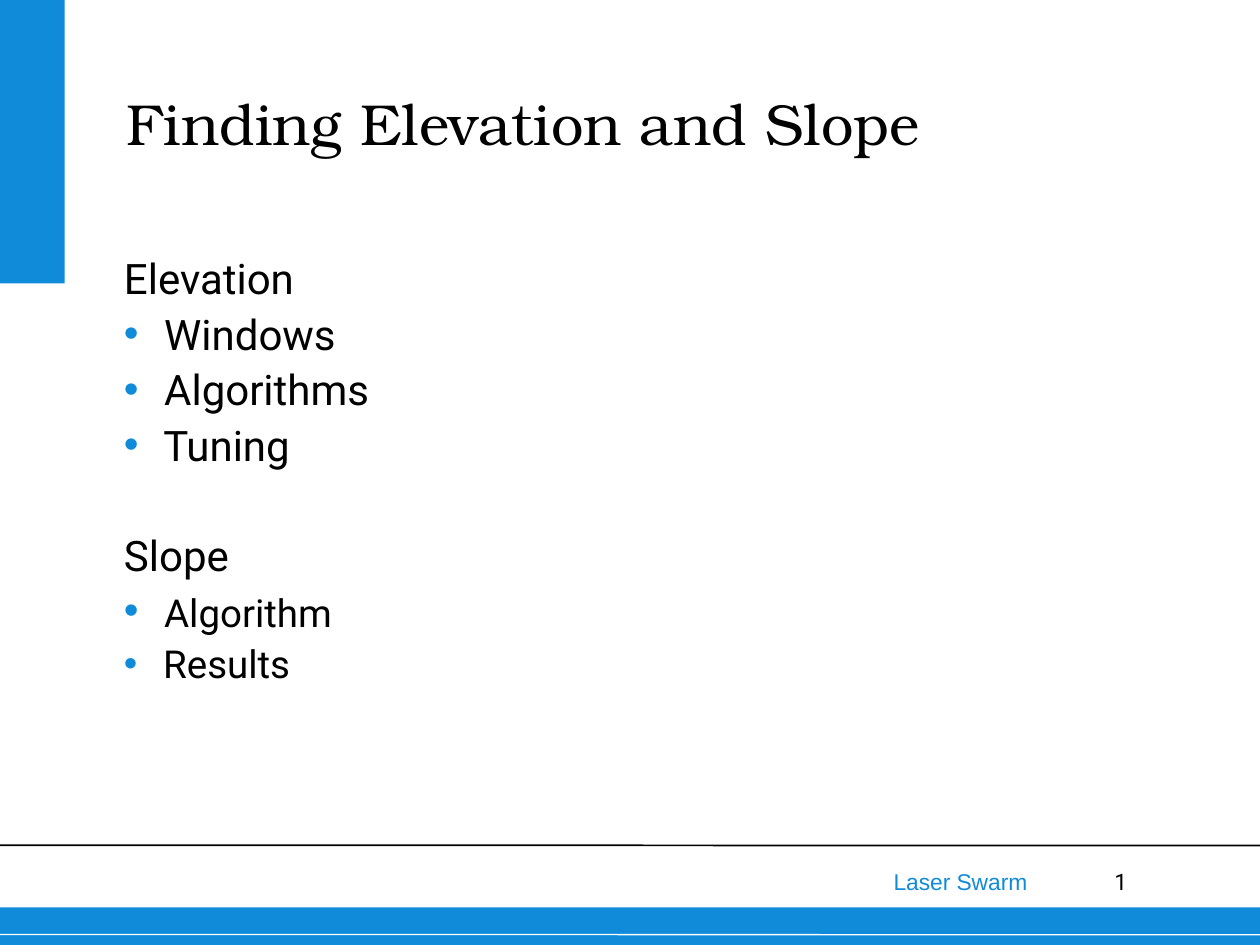
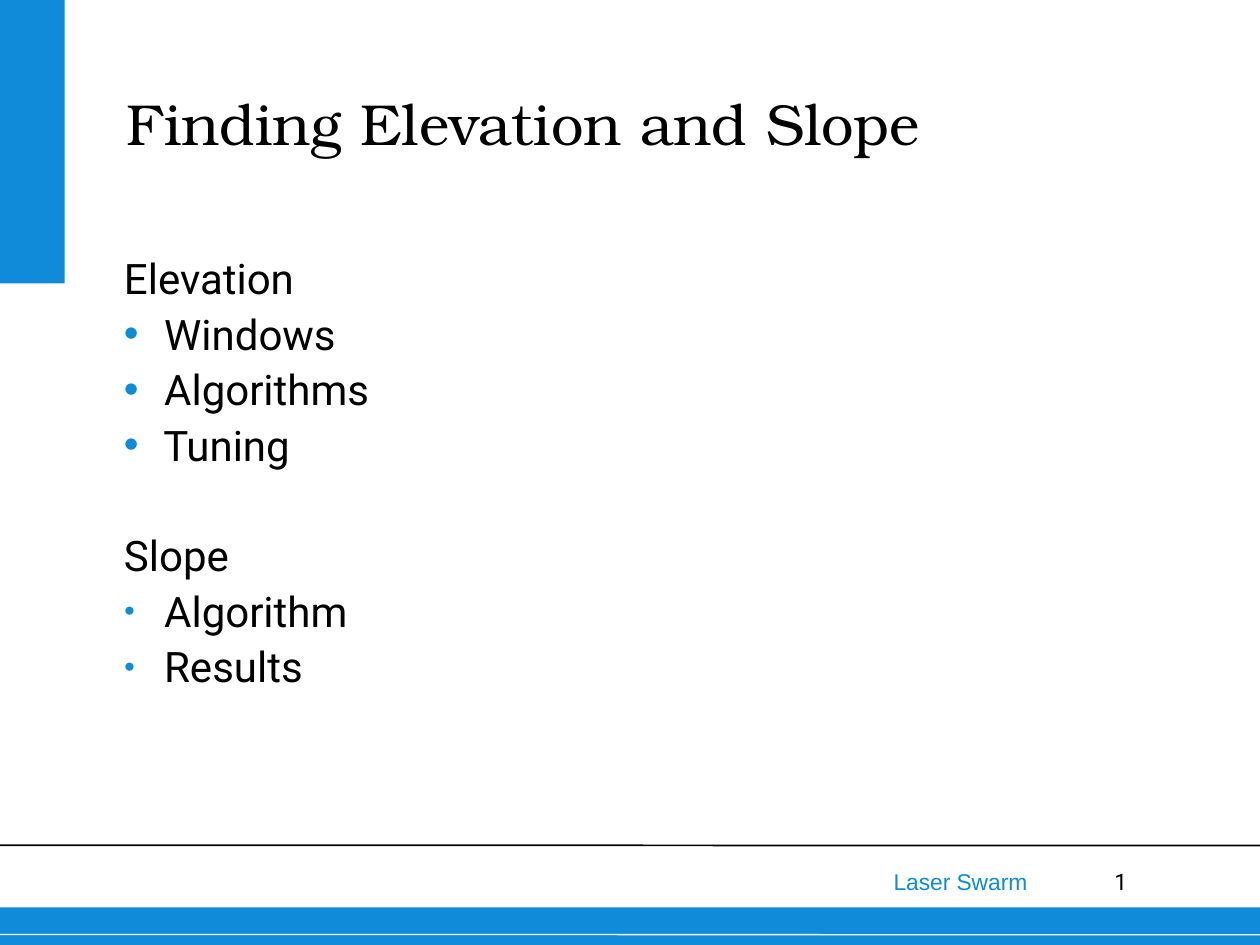
Before and after one commit to thewisenerd/laser-swarm, a slide deck: slide 1 of finalPresentation/subsections/ElevationSlope.ppt. Drawn at 1260x945 pixels with LibreOffice and Linux fonts; fonts in the diff are those of the drawing; background and template pictures are left out. Boxes give left, top, right and bottom in pixels: in the first picture for what was removed or moved away, otherwise in the second. Text is boxed around its words. In the diff, an @@ line names an element or a change of style, - is before the commit and + after.

```diff
--- a/finalPresentation/subsections/ElevationSlope.ppt
+++ b/finalPresentation/subsections/ElevationSlope.ppt
@@ text "Elevation" at [124,262,369,683]: size 22 to 24 pt in "Algorithm", "Results"; bullet • to ● @@
```
Also in this commit, not shown: 8 other slides changed, 2 slides added, 2 other files.
